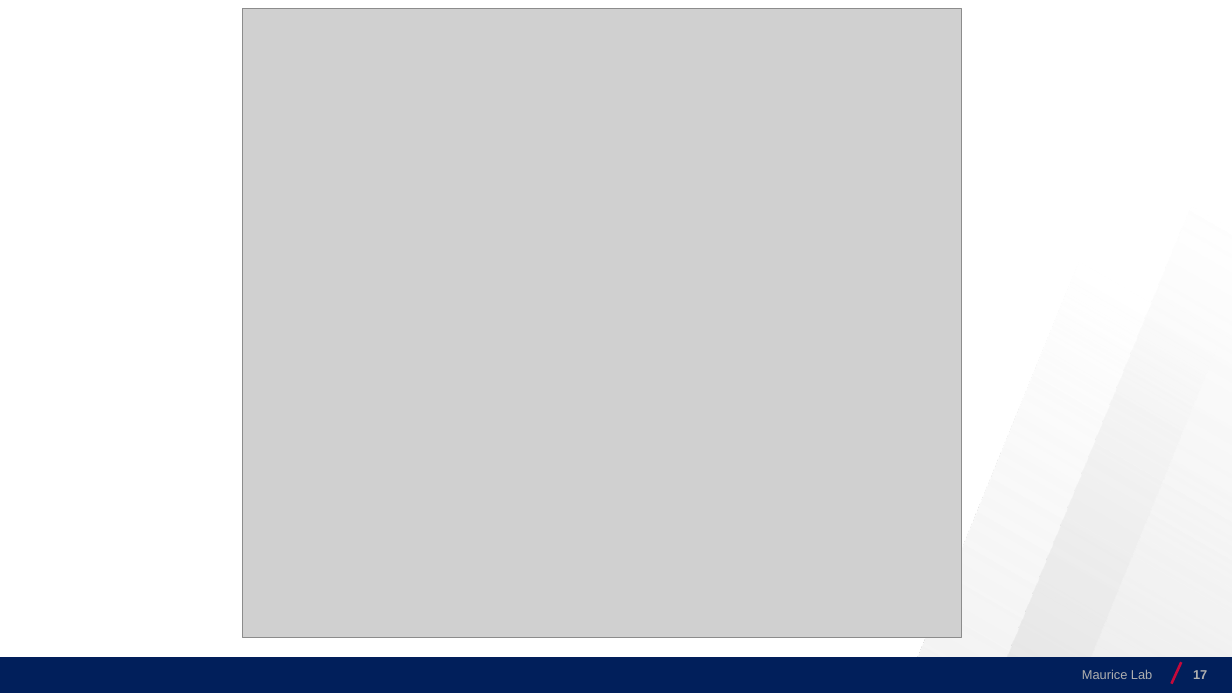
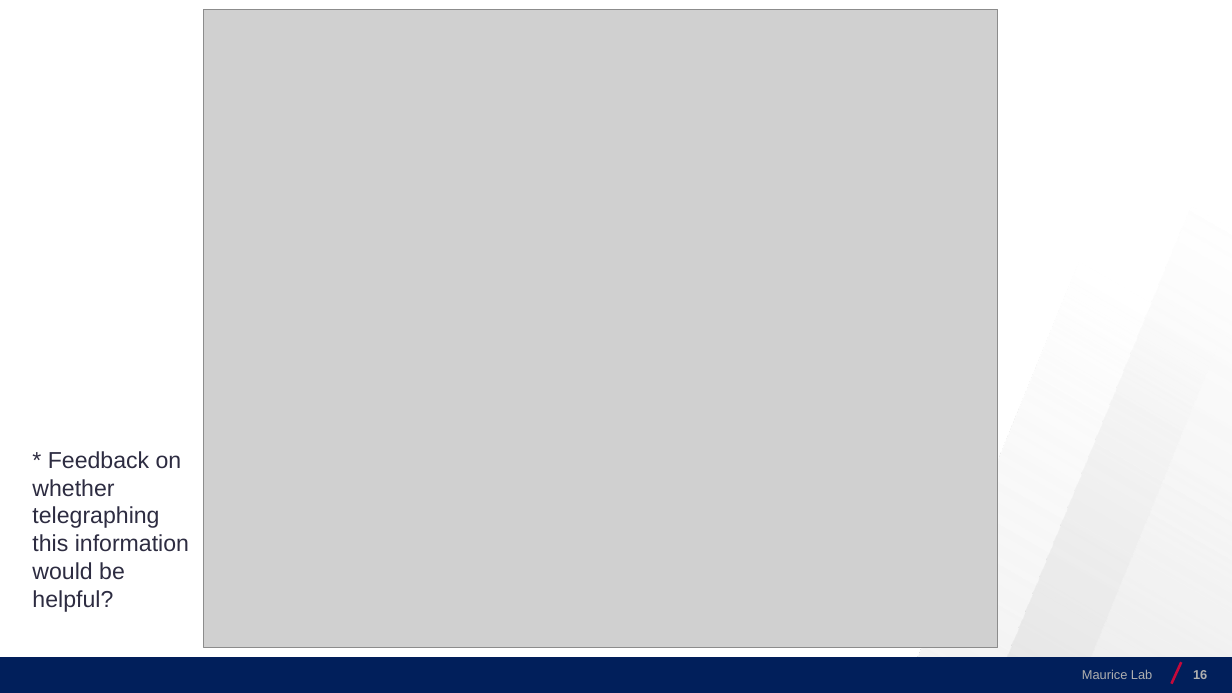
Before and after one commit to josecerv/sponsorship-network, a slide deck: slide 16 of MauriceLab-1113.pptx (slide 17 before the commit). Drawn at 1232x693 pixels with LibreOffice and Linux fonts; fonts in the diff are those of the drawing; grey boxes stand for pictures; background and template pictures are left out. Boxes give left, top, right and bottom in pixels: in the first picture for what was removed or moved away, otherwise in the second. Text is boxed around its words. In the diff, an @@ line names an element or a change of style, - is before the commit and + after.

```diff
--- a/MauriceLab-1113.pptx
+++ b/MauriceLab-1113.pptx
@@ picture: place and size @@
-picture at (243,9,962,638)
+picture at (204,9,998,648)
@@ text added at (32,451,189,612), 18 pt, text #2D2C41 @@
+* Feedback on whether telegraphing this information would be helpful?
@@ page number at (1193,670,1207,679): text changed @@
-17
+16
```
Also in this commit, not shown: 26 other slides changed, 2 slides removed.
